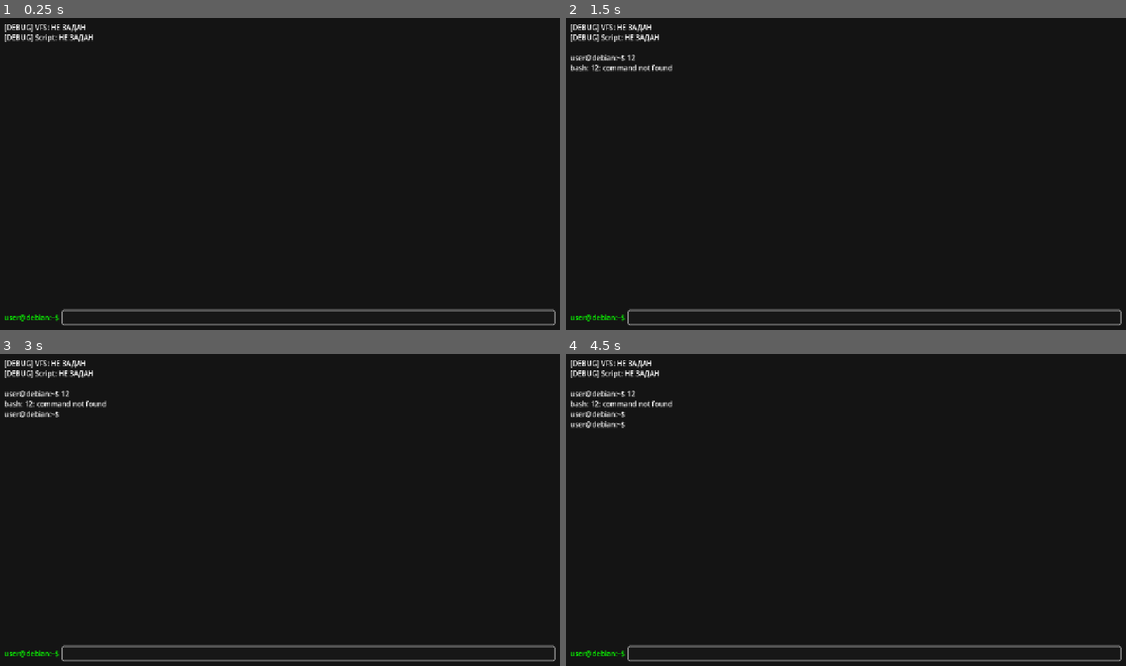
Above: before the commit, frames 1-4 (two rows, left to right).
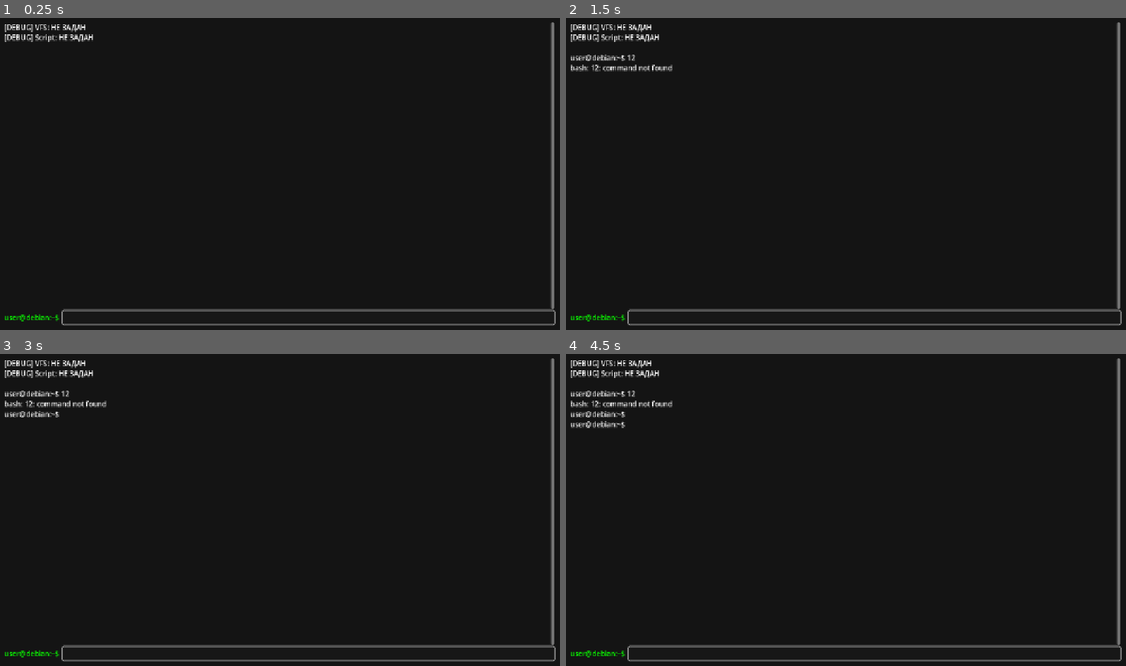
Above: after the commit, the same moments.

Repository: MishaOdessa/Terminal
Game: Godot game, scene res://Scens/terminal.tscn
Same seed, same stepped clock (60 frames per second), same inputs: the game is played once before the commit and once after it.
Inputs (mouse positions are in pixels of both pictures, inside the frame that each line leads up to):
- Up to frame 1 (0.25 s): no input
- Up to frame 2 (1.5 s): click (874, 317) at 0.52 s; type "12" at 0.6 s; tap Enter at 1.25 s
- Up to frame 3 (3 s): tap Space at 2 s; tap Enter at 2.75 s
- Up to frame 4 (4.5 s): tap Space at 3.5 s; tap Enter at 4.25 s

The runs differ from the first frame. In frame 1, 0.7% of the frame differs, in the area x 98-99%, y 1-94%; in frame 2, 0.7%; in frame 3, 0.7%; in frame 4, 0.7%.

Commit message:
Третий этап выполнен

Diff:
--- a/Scens/terminal.tscn
+++ b/Scens/terminal.tscn
@@ -30,6 +30,7 @@
 [node name="History" type="RichTextLabel" parent="MarginContainer/VBoxContainer" unique_id=1221075611]
 custom_minimum_size = Vector2(1200, 650)
 layout_mode = 2
+scroll_following_visible_characters = true
 
 [node name="HBoxContainer" type="HBoxContainer" parent="MarginContainer/VBoxContainer" unique_id=143659690]
 layout_mode = 2
--- a/Scripts/terminal.gd
+++ b/Scripts/terminal.gd
@@ -10,6 +10,8 @@
 
 var vfs_path: String = ""
 var script_path: String = ""
+var zip_reader: ZIPReader = ZIPReader.new()
+var vfs_loaded: bool = false
 
 func get_system_os():
 	system_os = OS.get_name().to_lower()
@@ -46,9 +48,28 @@
 	cmd.text_submitted.connect(_on_cmd_text_submitted)
 
 	parse_cli_args()
+
+	#VFS запуск
+	if not vfs_path.is_empty():
+		load_vfs(vfs_path)
+
 	# Если путь к скрипту передали, запускаем его
 	if not script_path.is_empty():
 		run_startup_script(script_path)
+
+func load_vfs(path: String) -> void:
+	var err := zip_reader.open(path)
+	if DirAccess.dir_exists_absolute(path):
+		history.append_text("[VFS] file opened: " + path + "\n")
+		return
+	elif not DirAccess.dir_exists_absolute(path) and err != OK:
+		history.append_text("[VFS ERROR] Archive file not found: " + path + "\n")
+		return
+	if err == OK:
+		vfs_loaded = true
+		history.append_text("[VFS] Archive successfully opened: " + path + "\n")
+	else:
+		history.append_text("[VFS ERROR] Error opening ZIP (code " + str(err) + "): " + path + "\n")
 
 func parse_cli_args() -> void:
 	# OS.get_cmdline_user_args() берет только параметры, переданные ПОСЛЕ разделителя '--'
@@ -143,6 +164,3 @@
 		result = result.replace(full_match, env_value)
 
 	return result
-
-func _process(delta: float) -> void:
-	pass
Renamed: tests/bad_test.txt -> tests/bad_test.ini
Renamed: tests/good_test.txt -> tests/good_test.ini
Not shown, added: run_multi.sh
Not shown, changed: run_test2.sh
Not shown, added: tests/run_deep.sh
Not shown, added: tests/run_minimal.sh
Not shown, added: tests/run_multi.sh
Not shown, added: tests/vfs_deep.zip
Not shown, added: tests/vfs_minimal.zip
Not shown, added: tests/vfs_t_multi.zip
